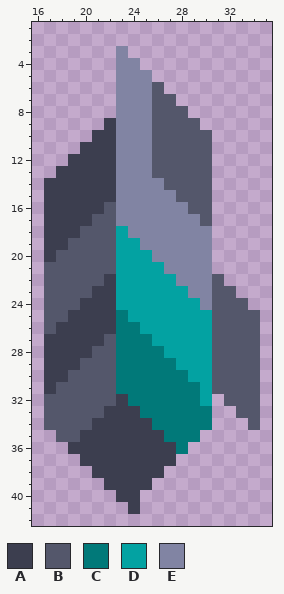
File history of a pixel-art sprite, sprites/units/cerberian/weapons/cerberian-spiroct-weapon.png. Above: the version before the commit.
The file is 48x56 pixels. Shown: x 16..35, y 1..42.
Palette (. is transparent): A #3c3e4f  B #54576b  C #017979  D #03a2a2  E #8184a3
Pixels before, first column x 17:
 3 ......E...........
 4 ......EE..........
 5 ......EEE.........
 6 ......EEEB........
 7 ......EEEBB.......
 8 ......EEEBBB......
 9 .....AEEEBBBB.....
10 ....AAEEEBBBBB....
11 ...AAAEEEBBBBB....
12 ..AAAAEEEBBBBB....
13 .AAAAAEEEBBBBB....
14 AAAAAAEEEEBBBB....
15 AAAAAAEEEEEBBB....
16 AAAAABEEEEEEBB....
17 AAAABBEEEEEEEB....
18 AAABBBDEEEEEEE....
19 AABBBBDDEEEEEE....
20 ABBBBBDDDEEEEE....
21 BBBBBBDDDDEEEE....
22 BBBBBADDDDDEEEB...
23 BBBBAADDDDDDEEBB..
24 BBBAAADDDDDDDEBBB.
25 BBAAAACDDDDDDDBBBB
26 BAAAAACCDDDDDDBBBB
27 AAAAABCCCDDDDDBBBB
28 AAAABBCCCCDDDDBBBB
29 AAABBBCCCCCDDDBBBB
30 AABBBBCCCCCCDDBBBB
31 ABBBBBCCCCCCCDBBBB
32 BBBBBBACCCCCCD.BBB
33 BBBBBAAACCCCCC..BB
34 BBBBAAAAACCCCC...B
35 .BBAAAAAAACCC.....
36 ..AAAAAAAAAC......
37 ...AAAAAAAA.......
38 ....AAAAAA........
39 .....AAAA.........
40 ......AA..........
41 .......A..........
And afterwards:
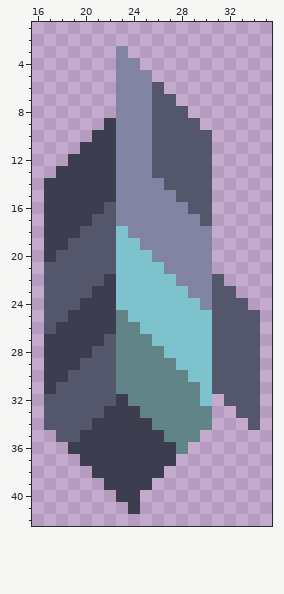
The edit:
colour C: #017979 -> #618489
colour D: #03a2a2 -> #7ec2cd
